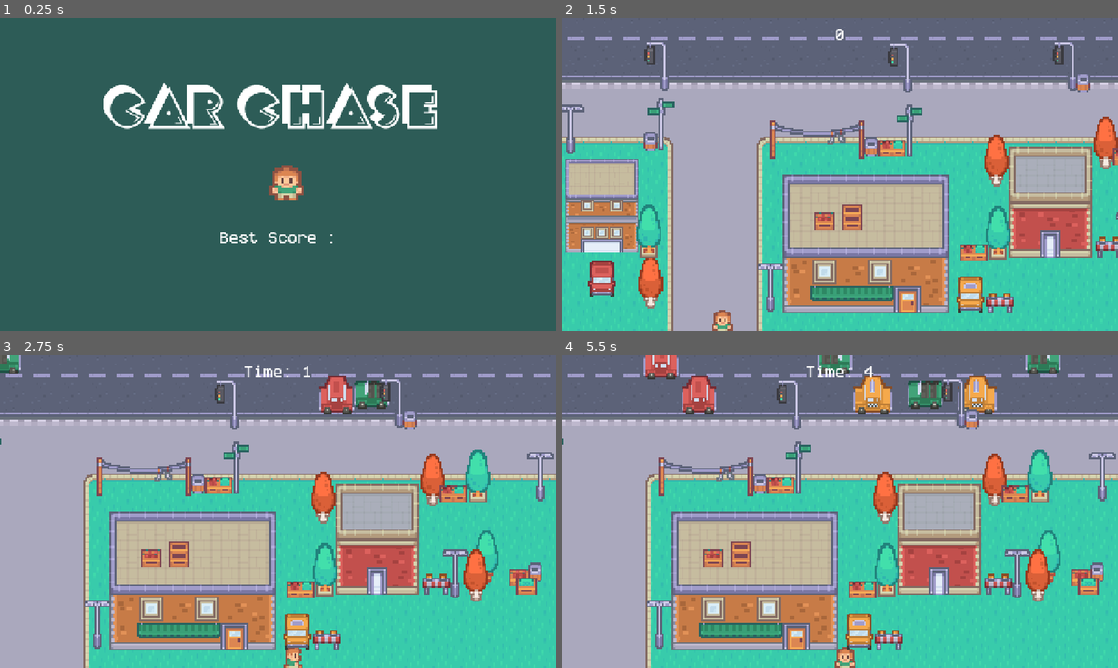
Above: before the commit, frames 1-4 (two rows, left to right).
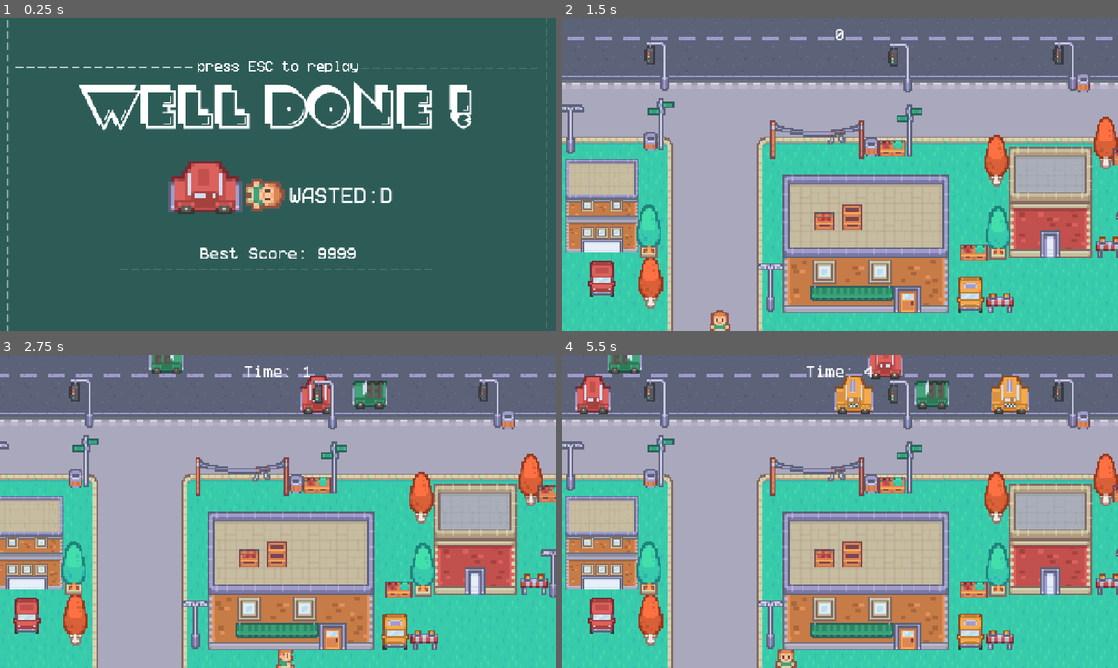
Above: after the commit, the same moments.

Repository: Omarfadalla/2ND-PROJECT
Game: Godot game, scene res://Scenes/title.tscn
Same seed, same stepped clock (60 frames per second), same inputs: the game is played once before the commit and once after it. This scene is started directly instead of the project's main scene.
Inputs (mouse positions are in pixels of both pictures, inside the frame that each line leads up to):
- Up to frame 1 (0.25 s): no input
- Up to frame 2 (1.5 s): tap Enter at 0.5 s; move the mouse to (962, 158) at 0.52 s; hold D (right) 0.53-1.28 s; tap Alt at 0.6 s; click (962, 158) at 0.67 s; tap Escape (confirm) at 1.25 s; move the mouse to (728, 190) at 1.27 s; hold S (down) from 1.28 s (still down); tap Shift at 1.35 s
- Up to frame 3 (2.75 s): move the mouse to (333, 442) at 2.02 s; release S (down) at 2.03 s; hold D (right) from 2.03 s (still down); tap Alt at 2.1 s
- Up to frame 4 (5.5 s): move the mouse to (812, 574) at 2.77 s; release D (right) at 2.78 s; hold Up (up) 2.78-3.53 s; tap Shift at 2.85, 4.35 s; click (812, 574) at 2.92 s; move the mouse to (1006, 558) at 3.52 s; hold A (left) 3.53-5.03 s; tap Alt at 3.6, 5.1 s; tap Escape (confirm) at 4.15 s; move the mouse to (673, 464) at 4.27 s; move the mouse to (867, 511) at 5.02 s; hold S (down) from 5.03 s (still down); click (867, 511) at 5.17 s

The runs differ from the first frame. In frame 1, 9.9% of the frame differs, in the area x 1-99%, y 0-100%; in frame 2, 0.2%; in frame 3, 50%; in frame 4, 53%, in the area x 0-100%, y 0-100%.

Commit message:
added basic score system and background music

Diff:
--- a/Scenes/car.gd
+++ b/Scenes/car.gd
@@ -1,7 +1,7 @@
 extends Area2D
 
 var direction = Vector2.LEFT
-var speed = 100
+var speed = 150
 var colors = [
 	preload("res://graphics/cars/green.png"),
 	preload("res://graphics/cars/yellow.png"),
--- a/Scenes/game.gd
+++ b/Scenes/game.gd
@@ -4,7 +4,13 @@
 var  score:int
 func _on_finish_area_2d_body_entered(_body: Node2D) -> void:
 	call_deferred("change_scene")
+	save_high_score()
+	if Global.score < score:
+		Global.score = score
 
+func save_high_score():
+	if score < Global.score:
+		Global.score = score
 func change_scene():
 	get_tree().change_scene_to_file("res://Scenes/title.tscn")
 	pass
@@ -18,6 +24,7 @@
 
 func go_to_title(_body):
 	call_deferred("change_scene")
+	save_high_score()
 	pass
 
 
--- a/Scenes/game.tscn
+++ b/Scenes/game.tscn
@@ -24,6 +24,7 @@
 [ext_resource type="Texture2D" uid="uid://b8fq8sgkmu4dx" path="res://graphics/objects/green car.png" id="22_bwj6o"]
 [ext_resource type="Texture2D" uid="uid://cxutqp0hti8vw" path="res://graphics/objects/bench.png" id="23_f3c8l"]
 [ext_resource type="FontFile" uid="uid://hqpa84d2dqvp" path="res://fonts/Better VCR 9.0.1.ttf" id="24_vm72l"]
+[ext_resource type="AudioStream" uid="uid://d05385du5fc0j" path="res://audio/S31-City on Speed.ogg" id="25_22asu"]
 
 [sub_resource type="RectangleShape2D" id="RectangleShape2D_wrm1d"]
 size = Vector2(20, 644)
@@ -883,6 +884,11 @@
 text = "0"
 horizontal_alignment = 1
 
+[node name="AudioStreamPlayer" type="AudioStreamPlayer" parent="." unique_id=1889967119]
+stream = ExtResource("25_22asu")
+autoplay = true
+parameters/looping = true
+
 [connection signal="body_entered" from="Borders/FinishArea2D" to="." method="_on_finish_area_2d_body_entered"]
 [connection signal="timeout" from="Timer/CarTimer" to="." method="_on_car_timer_timeout"]
 [connection signal="timeout" from="Timer/ScoreTimer" to="." method="_on_score_timer_timeout"]
--- /dev/null
+++ b/Scenes/global.gd
@@ -0,0 +1,3 @@
+extends Node
+
+var score:int = 9999
--- /dev/null
+++ b/Scenes/global.tscn
@@ -0,0 +1,6 @@
+[gd_scene format=3 uid="uid://bcj4yxd6dtonh"]
+
+[ext_resource type="Script" uid="uid://crd835llru4bi" path="res://Scenes/global.gd" id="1_koean"]
+
+[node name="Global" type="Node" unique_id=1461192418]
+script = ExtResource("1_koean")
--- a/Scenes/player.gd
+++ b/Scenes/player.gd
@@ -1,7 +1,7 @@
 extends CharacterBody2D
 
 var direction: Vector2 = Vector2(1,0)
-var speed: int = 200
+var speed: int = 115
 
 func _physics_process(_delta: float) -> void:
 
--- a/Scenes/title.gd
+++ b/Scenes/title.gd
@@ -1,4 +1,8 @@
 extends Control
+
+func _ready() -> void:
+	$Label2.text = "Best Score: " + str(Global.score)
+	pass
 
 func _process(_delta: float) -> void:
 	if Input.is_action_just_pressed("confirm"):
--- a/Scenes/title.tscn
+++ b/Scenes/title.tscn
@@ -4,6 +4,7 @@
 [ext_resource type="Script" uid="uid://c6stuls37unk" path="res://Scenes/title.gd" id="1_q2qps"]
 [ext_resource type="Texture2D" uid="uid://bkgrir378horu" path="res://graphics/player/player_simple.png" id="2_q2qps"]
 [ext_resource type="FontFile" uid="uid://hqpa84d2dqvp" path="res://fonts/Better VCR 9.0.1.ttf" id="3_yosvi"]
+[ext_resource type="Texture2D" uid="uid://ocjfhrelwysu" path="res://graphics/cars/red.png" id="4_yosvi"]
 
 [node name="Title" type="Control" unique_id=172014316]
 layout_mode = 3
@@ -38,7 +39,24 @@
 grow_vertical = 2
 theme_override_fonts/font = ExtResource("1_fp2oq")
 theme_override_font_sizes/font_size = 140
-text = "Car Chase "
+text = "Well Done !"
+
+[node name="Label8" type="Label" parent="." unique_id=426089402]
+layout_mode = 1
+anchors_preset = -1
+anchor_left = 0.5
+anchor_top = 0.285
+anchor_right = 0.5
+anchor_bottom = 0.285
+offset_left = 24.0
+offset_top = 180.8
+offset_right = 580.0
+offset_bottom = 349.8
+grow_horizontal = 2
+grow_vertical = 2
+theme_override_fonts/font = ExtResource("3_yosvi")
+theme_override_font_sizes/font_size = 40
+text = "WASTED:D"
 
 [node name="TextureRect" type="TextureRect" parent="." unique_id=1700461072]
 layout_mode = 1
@@ -47,28 +65,216 @@
 anchor_top = 0.5
 anchor_right = 0.5
 anchor_bottom = 0.5
-offset_left = -20.0
-offset_top = -20.0
-offset_right = 20.0
-offset_bottom = 20.0
-grow_horizontal = 2
-grow_vertical = 2
+offset_left = -254.0
+offset_top = -30.0
+offset_right = -167.5
+offset_bottom = 31.5
+grow_horizontal = 2
+grow_vertical = 2
+scale = Vector2(2, 2)
+texture = ExtResource("4_yosvi")
+
+[node name="TextureRect2" type="TextureRect" parent="." unique_id=1467753810]
+layout_mode = 1
+anchors_preset = 8
+anchor_left = 0.5
+anchor_top = 0.5
+anchor_right = 0.5
+anchor_bottom = 0.5
+offset_left = 15.0
+offset_top = 9.0
+offset_right = 56.16919
+offset_bottom = 54.0
+grow_horizontal = 2
+grow_vertical = 2
+rotation = 1.5707964
 scale = Vector2(2, 2)
 texture = ExtResource("2_q2qps")
+stretch_mode = 4
 
 [node name="Label2" type="Label" parent="." unique_id=690521777]
 layout_mode = 1
-anchors_preset = -1
-anchor_left = 0.5
-anchor_top = 0.703
-anchor_right = 0.5
-anchor_bottom = 0.703
-offset_left = -45.0
-offset_top = -11.5
-offset_right = 45.0
-offset_bottom = 11.5
+anchors_preset = 8
+anchor_left = 0.5
+anchor_top = 0.5
+anchor_right = 0.5
+anchor_bottom = 0.5
+offset_left = -135.0
+offset_top = 164.0
+offset_right = 135.0
+offset_bottom = 202.0
 grow_horizontal = 2
 grow_vertical = 2
 theme_override_fonts/font = ExtResource("3_yosvi")
 theme_override_font_sizes/font_size = 30
-text = "Best Score :"
+text = "Best Score:"
+horizontal_alignment = 1
+
+[node name="Label3" type="Label" parent="." unique_id=1427793633]
+layout_mode = 1
+anchors_preset = 5
+anchor_left = 0.5
+anchor_right = 0.5
+offset_left = -73.5
+offset_top = 96.0
+offset_right = 73.5
+offset_bottom = 119.0
+grow_horizontal = 2
+theme_override_fonts/font = ExtResource("3_yosvi")
+theme_override_font_sizes/font_size = 26
+text = "press ESC to replay"
+
+[node name="Label4" type="Label" parent="." unique_id=1234539847]
+layout_mode = 0
+offset_left = 13.0
+offset_right = 105.0
+offset_bottom = 725.0
+text = "|
+|
+|
+|
+|
+|
+|
+|
+|
+|
+|
+|
+|
+|
+|
+|
+|
+|
+|
+|
+|
+|
+|
+|
+|
+|
+|
+|"
+
+[node name="Label9" type="Label" parent="." unique_id=207049692]
+layout_mode = 0
+offset_left = 1001.0
+offset_top = 573.0
+offset_right = 1093.0
+offset_bottom = 1298.0
+rotation = 1.5707964
+text = "|
+|
+|
+|
+|
+|
+|
+|
+|
+|
+|
+|
+|
+|
+|
+|
+|
+|
+|
+|
+|
+|
+|
+|
+|
+|
+|
+|"
+
+[node name="Label5" type="Label" parent="." unique_id=595365392]
+layout_mode = 0
+offset_left = 1253.0
+offset_top = -9.0
+offset_right = 1345.0
+offset_bottom = 716.0
+text = "|
+|
+|
+|
+|
+|
+|
+|
+|
+|
+|
+|
+|
+|
+|
+|
+|
+|
+|
+|
+|
+|
+|
+|
+|
+|
+|
+|"
+
+[node name="Label6" type="Label" parent="." unique_id=1073187118]
+layout_mode = 0
+offset_left = 1244.0
+offset_top = 111.0
+offset_right = 1326.1333
+offset_bottom = 836.0
+rotation = 1.5707964
+text = "|
+|
+|
+|
+|
+|
+|
+|
+|
+|
+|
+|
+|
+|
+|
+|
+"
+
+[node name="Label7" type="Label" parent="." unique_id=884831278]
+layout_mode = 0
+offset_left = 448.0
+offset_top = 109.0
+offset_right = 530.1333
+offset_bottom = 834.0
+rotation = 1.5707964
+text = "|
+|
+|
+|
+|
+|
+|
+|
+|
+|
+|
+|
+|
+|
+|
+|
+"
--- a/project.godot
+++ b/project.godot
@@ -13,6 +13,10 @@
 config/name="2ND-Project"
 run/main_scene="uid://bet06so1cyfuu"
 config/features=PackedStringArray("4.6", "Forward Plus")
+
+[autoload]
+
+Global="*uid://bcj4yxd6dtonh"
 
 [display]
 
Not shown, added: Scenes/global.gd.uid
